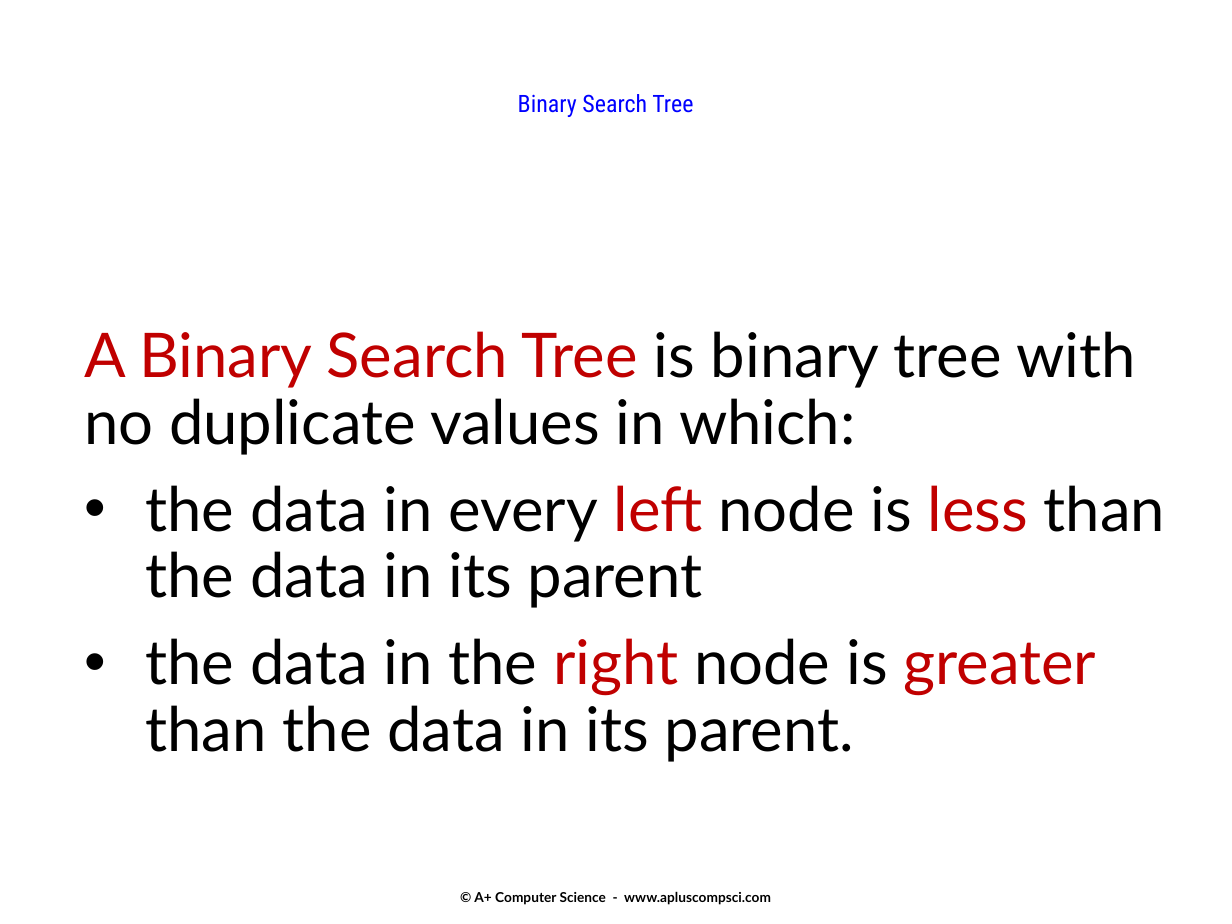
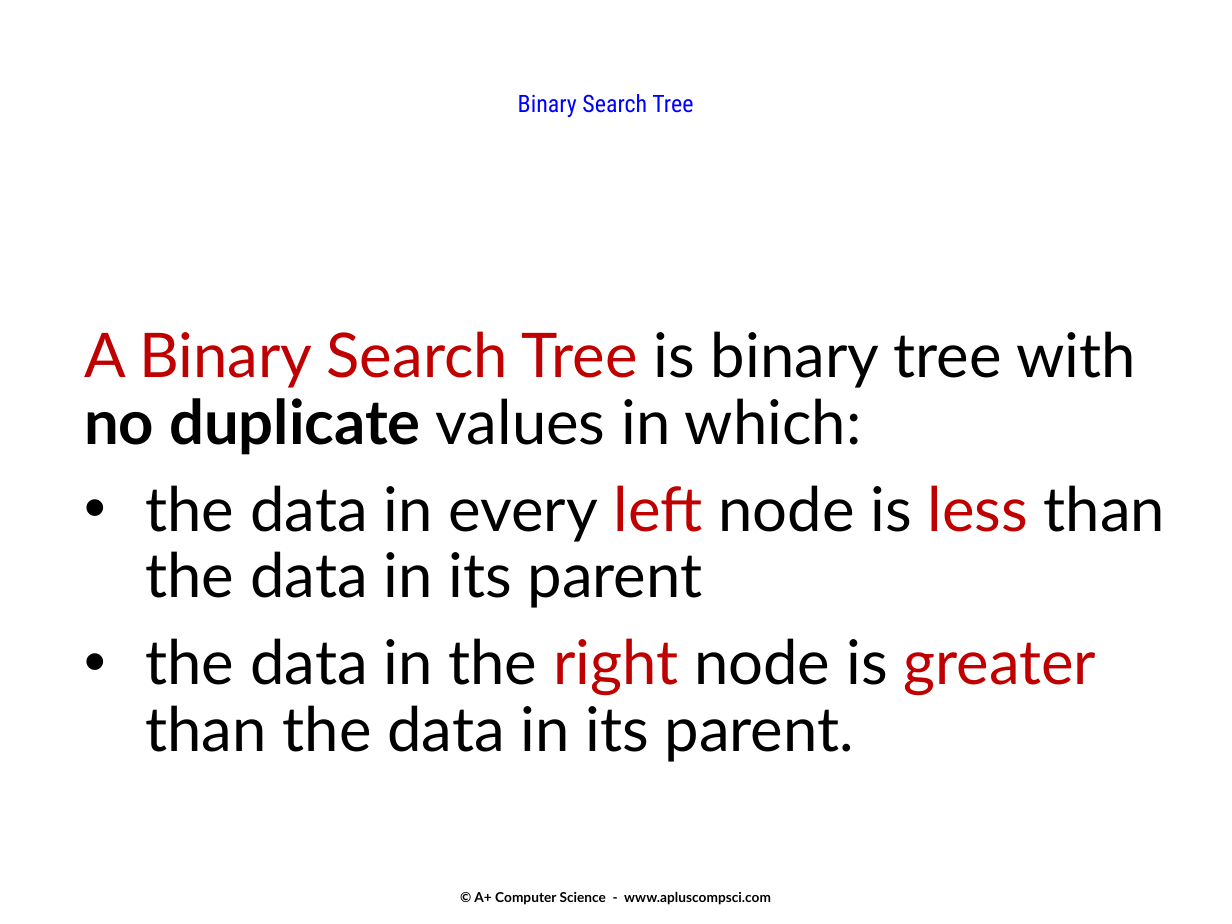
Before and after one commit to Cy-FairCS/cs3, a slide deck: slide 19 of u08a_binaryTrees/notes/_a - Classifying binary trees and Tree Traversal.pptx. Drawn at 1232x924 pixels with LibreOffice and Linux fonts; fonts in the diff are those of the drawing. Boxes give left, top, right and bottom in pixels: in the first picture for what was removed or moved away, otherwise in the second. Text is boxed around its words. In the diff, an @@ line names an element or a change of style, - is before the commit and + after.

```diff
--- a/u08a_binaryTrees/notes/_a - Classifying binary trees and Tree Traversal.pptx
+++ b/u08a_binaryTrees/notes/_a - Classifying binary trees and Tree Traversal.pptx
@@ text at (84, 331, 1136, 455): bold on in "no duplicate" @@
```
Also in this commit, not shown: 2 other slides changed, 4 other files.
